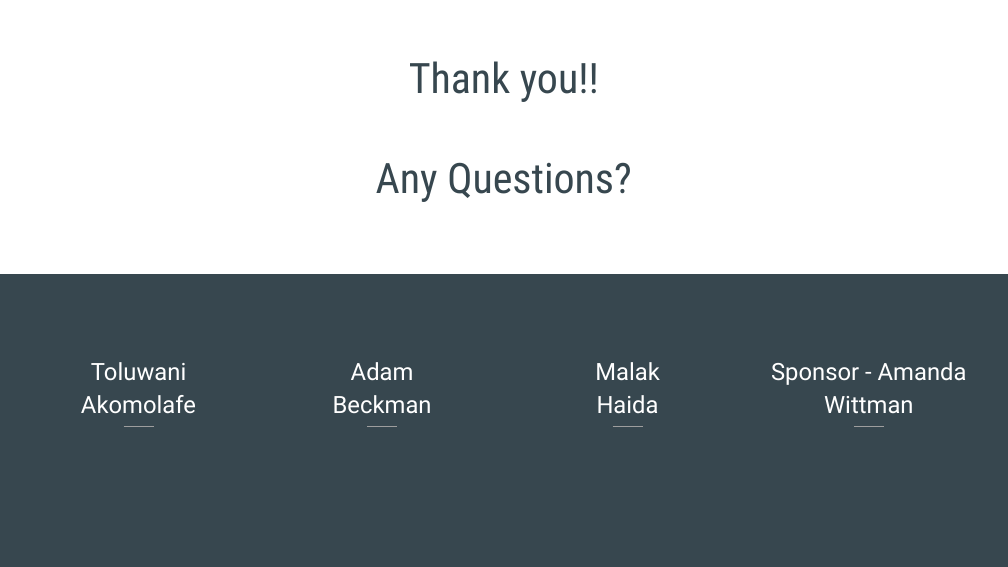
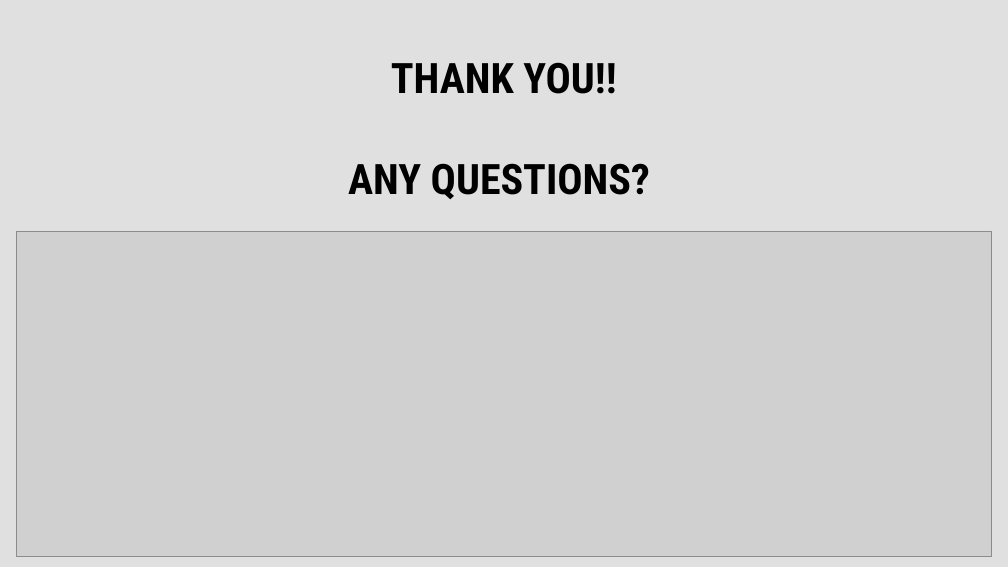
Before and after one commit to Toluwani15/toluwaniakomolafe.github.io, a slide deck: slide 15 of wcpcpresentation.pptx (slide 14 before the commit). Drawn at 1008x567 pixels with LibreOffice and Linux fonts; fonts in the diff are those of the drawing; grey boxes stand for pictures. Boxes give left, top, right and bottom in pixels: in the first picture for what was removed or moved away, otherwise in the second. Text is boxed around its words. In the diff, an @@ line names an element or a change of style, - is before the commit and + after.

```diff
--- a/wcpcpresentation.pptx
+++ b/wcpcpresentation.pptx
@@ background #37474F to #E0E0E0 @@
@@ rectangle removed at bbox=[0, 0, 1008, 274] @@
@@ title at bbox=[348, 62, 650, 199]: text changed; text colour #37474F to #000000; bold on @@
-Thank you!!
-Any Questions?
+THANK YOU!!
+ANY QUESTIONS?
@@ picture added at bbox=[17, 232, 992, 556] @@
@@ text removed at bbox=[81, 362, 196, 414] @@
-Toluwani Akomolafe
@@ text removed at bbox=[333, 362, 432, 414] @@
-Adam Beckman
@@ text removed at bbox=[595, 362, 660, 414] @@
-Malak Haida
@@ text removed at bbox=[771, 362, 967, 413] @@
-Sponsor - Amanda Wittman
@@ line removed from (124, 426) to (153, 426) @@
@@ line removed from (367, 426) to (397, 426) @@
@@ line removed from (613, 426) to (642, 426) @@
@@ line removed from (855, 426) to (884, 426) @@
```
Also in this commit, not shown: 14 slides added, 13 slides removed, 1 other file.
